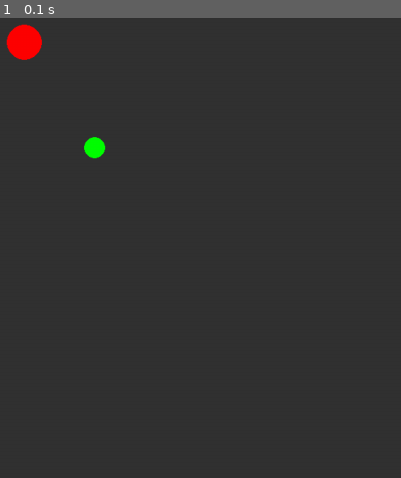
Above: before the commit, frame 1.
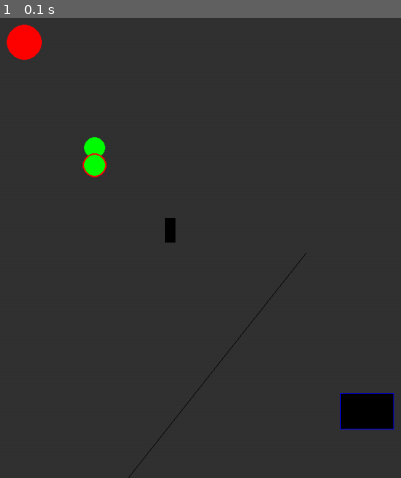
Above: after the commit, the same moment.

Repository: frqubit/pygame-zer
Game: pygame game, started from examples/barebones.py
The game is run twice, just before and just after one commit, with the same random seed, the same clock (stepped at 60 frames per second) and the same inputs.
Inputs:
- Up to frame 1 (0.1 s): no input

The runs differ from the first frame. In frame 1, 1.6% of the frame differs, in the area x 20-99%, y 29-100%.

Commit message:
added rect line and outlines

Diff:
--- a/examples/barebones.py
+++ b/examples/barebones.py
@@ -7,6 +7,10 @@
 
 pyzer.Circle(zerdriver, (100, 100), 25, fill="red")
 pyzer.Circle(zerdriver, (200, 250), 15, fill="green")
+pyzer.Circle(zerdriver, (200, 275), 15, fill="green", outline="red", outlineWidth=2)
+pyzer.Rect(zerdriver, (300, 350, 15, 35))
+pyzer.Rect(zerdriver, (550, 600, 75, 50), outline="blue")
+pyzer.Line(zerdriver, (500, 400), (200, 780))
 
 running = True
 while running:
--- a/src/pyzer/__init__.py
+++ b/src/pyzer/__init__.py
@@ -1,4 +1,6 @@
 from .circle import Circle
 from .driver import PygameDriver
+from .rect import Rect
+from .line import Line
 
-__all__ = ['Circle', 'PygameDriver']
+__all__ = ['Circle', 'PygameDriver', 'Rect']
--- a/src/pyzer/camera.py
+++ b/src/pyzer/camera.py
@@ -38,7 +38,7 @@
     def distance_to_camera(self, distance: float) -> float:
         return distance * self.camerazoom
 
-    def point_to_camera(self, pt: Vec2i) -> Vec2i:
+    def point_to_camera(self, pt: Vec2f) -> Vec2i:
         camerasize: Vec2f = (
             self.rendersize[0] / self.camerazoom,
             self.rendersize[1] / self.camerazoom
--- a/src/pyzer/circle.py
+++ b/src/pyzer/circle.py
@@ -4,16 +4,24 @@
 from .shape import Shape
 
 class Circle(Shape):
-    def __init__(self, driver: PygameDriver, center: tuple[int, int], radius: float, fill="black"):
+    def __init__(self, driver: PygameDriver, center: tuple[int, int], radius: float,
+        fill="black", outlineWidth:float=1, outline=None
+    ):
         self.center = center
         self.radius = radius
         self.fill = fill
+        self.outline = outline
+        self.outlineWidth = outlineWidth
         driver._insert_shape(self)
 
     def draw(self, camera: Camera):
         center = camera.point_to_camera(self.center)
         radius = camera.distance_to_camera(self.radius)
+        outlineRadius = ((self.outlineWidth + self.radius) / self.radius) * radius
+        if self.outline is not None:
+            pygame.draw.circle(camera.surface, self.outline, center, outlineRadius)
         pygame.draw.circle(camera.surface, self.fill, center, radius)
+
 
     def translate(self, x: int, y: int):
         self.center = (
--- /dev/null
+++ b/src/pyzer/line.py
@@ -0,0 +1,24 @@
+import pygame
+from .types import Vec2f
+from .camera import Camera
+from .driver import PygameDriver
+from .shape import Shape
+
+class Line(Shape):
+    def __init__(self, driver: PygameDriver, p1: Vec2f, p2: Vec2f, fill="black"):
+        self.p1 = p1
+        self.p2 = p2
+        self.fill = fill
+        driver._insert_shape(self)
+
+    def draw(self, camera: Camera):
+        p1 = camera.point_to_camera(self.p1)
+        p2 = camera.point_to_camera(self.p2)
+        width = int(camera.distance_to_camera(1))
+        pygame.draw.line(camera.surface, self.fill, p1, p2, width=width)
+
+    def translate(self, x: int, y: int):
+        self.center = (
+            self.center[0] + x,
+            self.center[1] + y
+        )
--- /dev/null
+++ b/src/pyzer/rect.py
@@ -0,0 +1,48 @@
+import pygame
+from .camera import Camera
+from .driver import PygameDriver
+from .shape import Shape
+from .types import Rectf, Color
+
+class Rect(Shape):
+    def __init__(self, driver: PygameDriver, rect: Rectf,
+        fill="black", outlineWidth:float=1, outline:Color=None
+    ):
+        self.rect = rect
+        self.fill = fill
+        self.outline = outline
+        self.outlineWidth = outlineWidth
+        driver._insert_shape(self)
+
+    def draw(self, camera: Camera):
+        topleft = camera.point_to_camera(self.rect[0:2])
+        size = [camera.distance_to_camera(x) for x in self.rect[2:]]
+        if self.outline is not None:
+            outlineTopleft = camera.point_to_camera(
+                (
+                    self.rect[0] - self.outlineWidth,
+                    self.rect[1] - self.outlineWidth
+                )
+            )
+
+            outlineSize = [camera.distance_to_camera(x + self.outlineWidth * 2) for x in self.rect[2:]]
+
+            pygame.draw.rect(camera.surface, self.outline, (
+                outlineTopleft[0],
+                outlineTopleft[1],
+                outlineSize[0],
+                outlineSize[1]
+            ))
+
+        pygame.draw.rect(camera.surface, self.fill, (
+            topleft[0],
+            topleft[1],
+            size[0],
+            size[1]
+        ))
+
+    def translate(self, x: int, y: int):
+        self.center = (
+            self.center[0] + x,
+            self.center[1] + y
+        )
--- a/src/pyzer/types.py
+++ b/src/pyzer/types.py
@@ -2,3 +2,5 @@
 
 Vec2i: TypeAlias = tuple[int, int]
 Vec2f: TypeAlias = tuple[float, float]
+Rectf: TypeAlias = tuple[float, float, float, float]
+Color: TypeAlias = str | None
